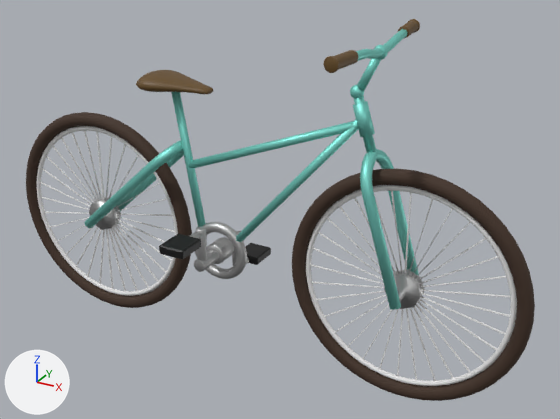
The glTF model public/models/bicycle/MyVeryOwnBicycle.glb: old version first, new version second.
One viewpoint serves both versions: a 50 mm lens placed at (4.48, -7.13, 4.19), pointed at (0.46, 0.18, 0.53). Lighting does not change. The marker at lower left points along +X, +Y and +Z. The first picture is the older version.

The older version as bpy lines, for what is in view:
```python
ob_crank = bpy.data.objects.new('Crank', me_crank)
ob_crank.location = (-0.28, 0.002, -0.109)
ob_frame = bpy.data.objects.new('Frame', me_frame)
ob_frame.location = (-0.738, 0.0, 1.925)
ob_handlebar = bpy.data.objects.new('HandleBar', me_handlebar)
ob_handlebar.location = (1.644, -0.001, 2.429)
ob_pedalright = bpy.data.objects.new('PedalRight', me_pedalright)
ob_pedalright.location = (-0.28, -0.775, 0.292)
ob_wheelfront = bpy.data.objects.new('WheelFront', me_wheelfront)
ob_wheelfront.location = (2.105, 0.0, 0.0)
ob_wheelrear = bpy.data.objects.new('WheelRear', me_wheelrear)
ob_wheelrear.location = (-2.087, 0.0, 0.0)
```
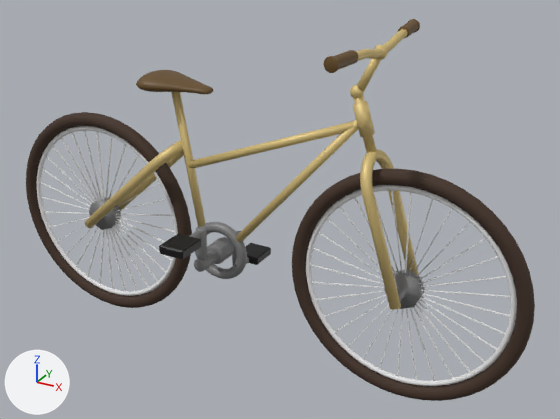
The edits, one by one:
Material 'Metal' (mat_metal) changes colour from light grey #c0c0c0 to grey #818181; in linear values from (0.527, 0.527, 0.527) to (0.22, 0.22, 0.22).
Material 'Rim' (mat_rim) changes colour from cyan #81dace to yellow #dac17e; in linear values from (0.219, 0.7, 0.617) to (0.7, 0.534, 0.209).

Changed parts and their boxes (x1, y1, x2, y2) in the pictures (560 x 419 px):
'Frame', recoloured: (84, 89, 358, 279) in both
'HandleBar', recoloured (cyan to yellow): (350, 26, 419, 310) in both
'Crank', recoloured (light grey to grey): (190, 227, 249, 271) in both
